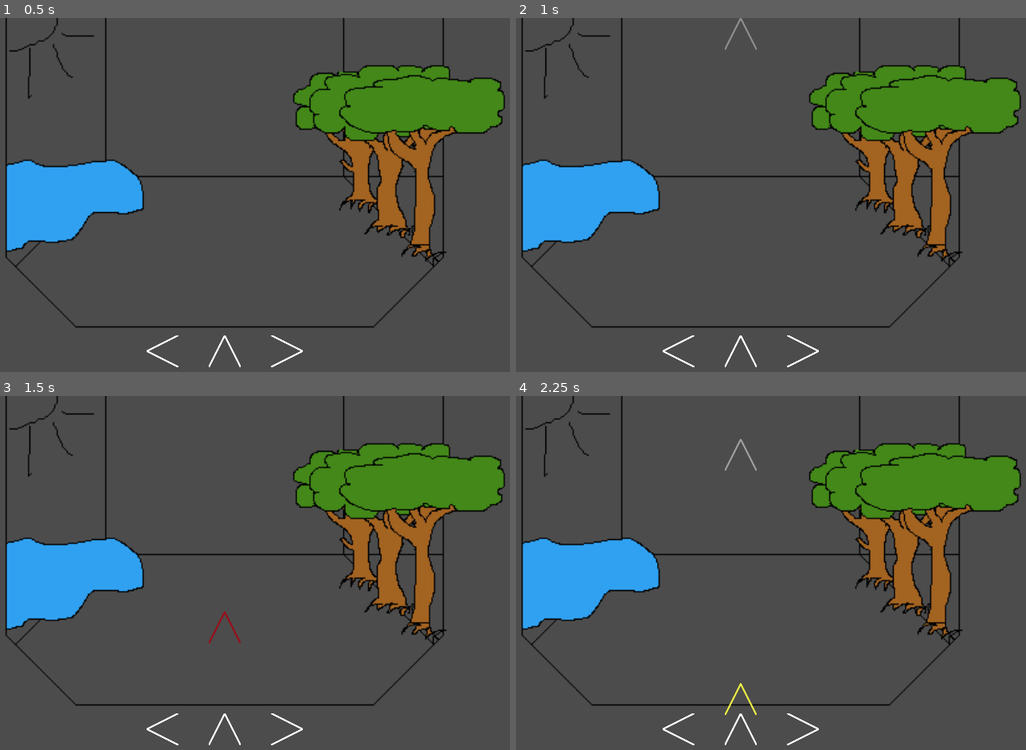
Above: before the commit, frames 1-4 (two rows, left to right).
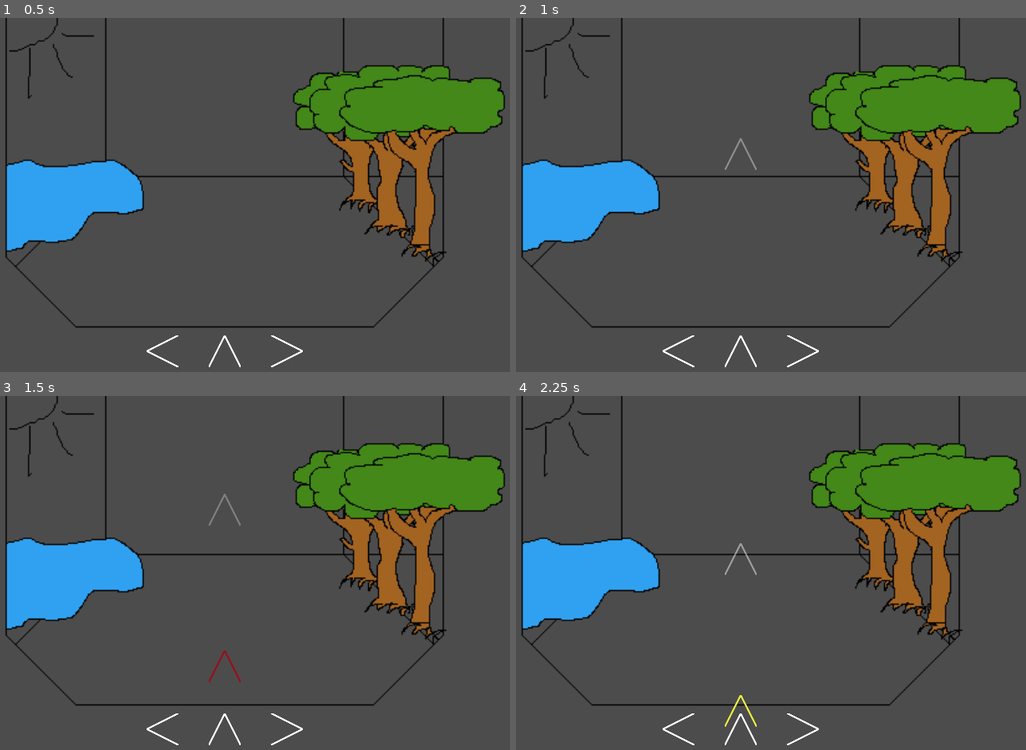
Above: after the commit, the same moments.

Repository: Sntx626/GameJam5
Game: Godot game, scene res://Scenes/MainScene.tscn
Same seed, same stepped clock (60 frames per second), same inputs: the game is played once before the commit and once after it.
Inputs:
- Up to frame 1 (0.5 s): no input
- Up to frame 2 (1 s): tap Enter at 0.5 s; hold Right (A_right) from 0.53 s (still down)
- Up to frame 3 (1.5 s): tap Space at 1.25 s; release Right (A_right) at 1.28 s; hold Left (A_left) from 1.28 s (still down)
- Up to frame 4 (2.25 s): release Left (A_left) at 2.03 s; hold Right (A_right) from 2.03 s (still down)

Frame 1 is identical in both runs. In frame 2, 0.1% of the frame differs, in the area x 40-48%, y 0-43%; in frame 3, 0.2%; in frame 4, 0.3%, in the area x 40-48%, y 12-94%.

Commit message:
removed old print

Diff:
--- a/Scenes/UI.gd
+++ b/Scenes/UI.gd
@@ -28,7 +28,7 @@
 		instance.scale = parent.scale;
 		instance.rotation_degrees = parent.rotation_degrees;
 		instance.set("time", showTime)
-		instance.set("start_pos", Vector2(endPos.x, endPos.y - 400))
+		instance.set("start_pos", Vector2(endPos.x, endPos.y - 248))
 		instance.set("end_pos", Vector2(endPos.x, endPos.y))
 		list.append(instance);
 		add_child(instance);
@@ -57,7 +57,6 @@
 		pressedRowEvent(arrow_right_list);
 
 	while (timeCollapsed > frequenz):
-		print($UI/ArrowTop.position)
 		tick += 1;
 		timeCollapsed -= frequenz;
 		if (templateUp[tick%templateUp.length()] == '.'):
